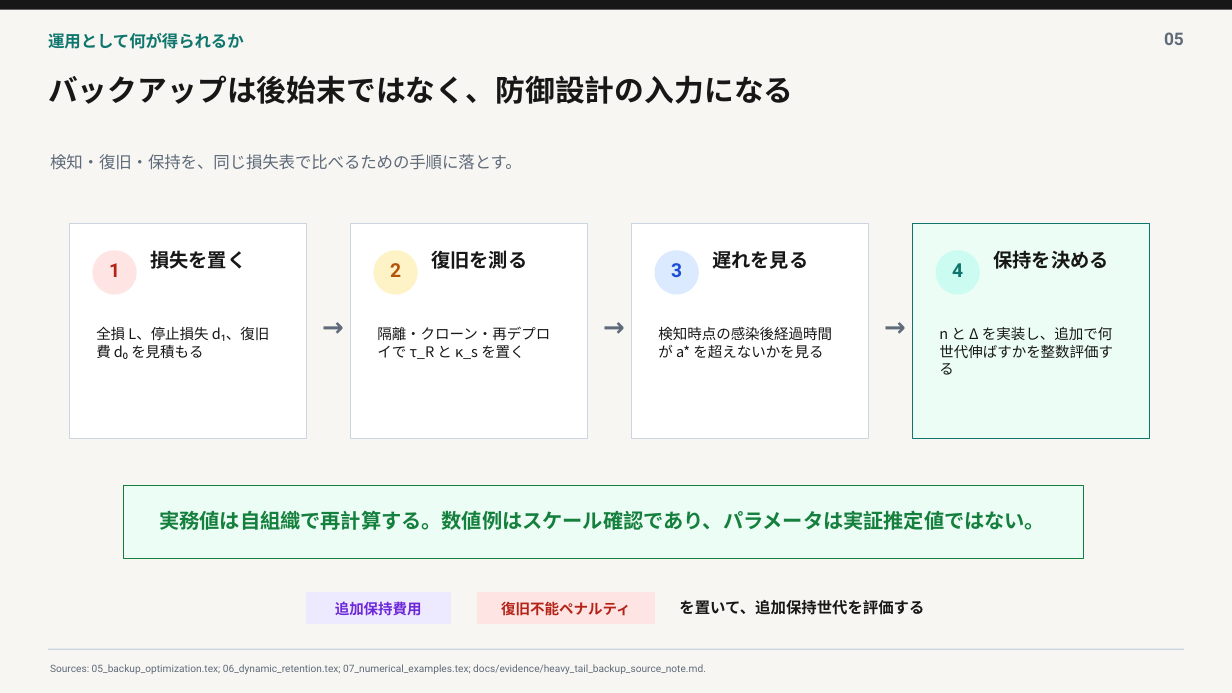
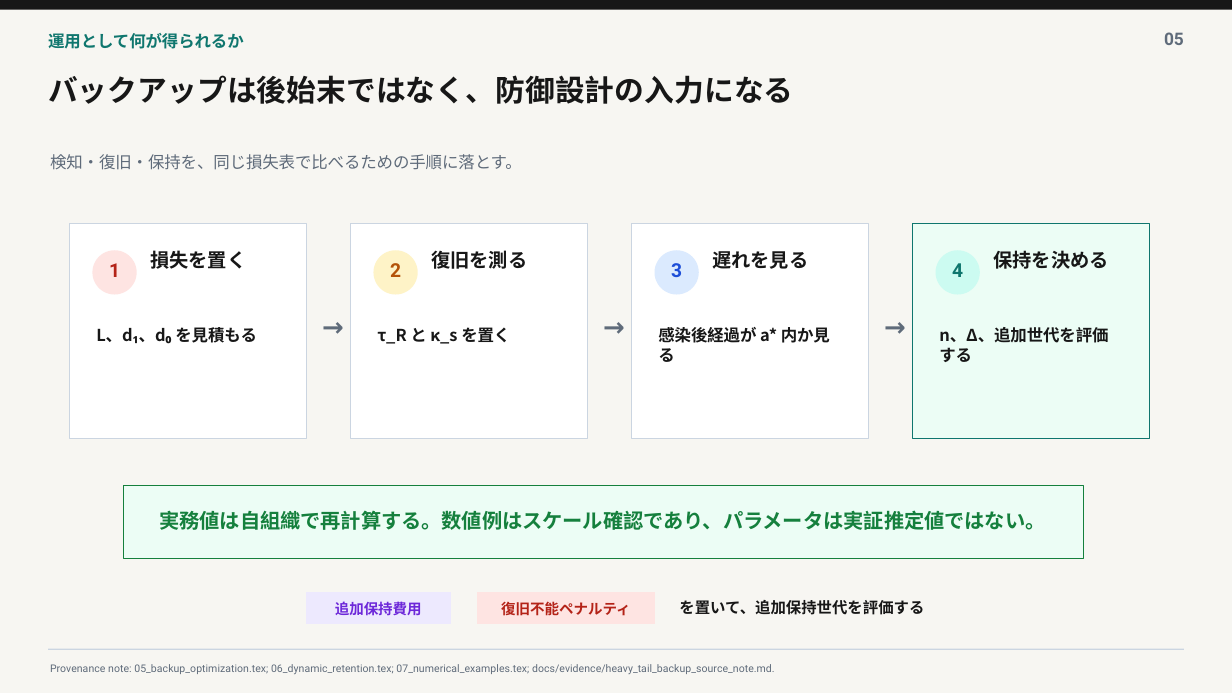
Before and after one commit to t0m0h1r0/research-backup, a slide deck: slide 5 of paper/presentations/heavy_tail_backup_intro/heavy_tail_backup_intro.pptx. Drawn at 1232x693 pixels with LibreOffice and Linux fonts; fonts in the diff are those of the drawing. Boxes give left, top, right and bottom in pixels: in the first picture for what was removed or moved away, otherwise in the second. Text is boxed around its words. In the diff, an @@ line names an element or a change of style, - is before the commit and + after.

```diff
--- a/paper/presentations/heavy_tail_backup_intro/heavy_tail_backup_intro.pptx
+++ b/paper/presentations/heavy_tail_backup_intro/heavy_tail_backup_intro.pptx
@@ text at [96, 327, 257, 343]: text changed; size 11.2 to 12.8 pt; bold on @@
-全損 L、停止損失 d₁、復旧費 d₀ を見積もる
+L、d₁、d₀ を見積もる
@@ text at [377, 327, 510, 344]: text changed; size 11.2 to 12.8 pt; bold on @@
-隔離・クローン・再デプロイで τ_R と κ_s を置く
+τ_R と κ_s を置く
@@ text at [658, 327, 830, 362]: text changed; size 11.2 to 12.8 pt; bold on @@
-検知時点の感染後経過時間が a* を超えないかを見る
+感染後経過が a* 内か見る
@@ text at [939, 327, 1108, 362]: text changed; size 11.2 to 12.8 pt; bold on @@
-n と Δ を実装し、追加で何世代伸ばすかを整数評価する
+n、Δ、追加世代を評価する
@@ text at [50, 664, 775, 674]: text changed; size 7.9 to 8.2 pt @@
-Sources: 05_backup_optimization.tex; 06_dynamic_retention.tex; 07_numerical_examples.tex; docs/evidence/heavy_tail_backup_source_note.md.
+Provenance note: 05_backup_optimization.tex; 06_dynamic_retention.tex; 07_numerical_examples.tex; docs/evidence/heavy_tail_backup_source_note.md.
```
Also in this commit, not shown: 4 other slides changed, 3 other files.
